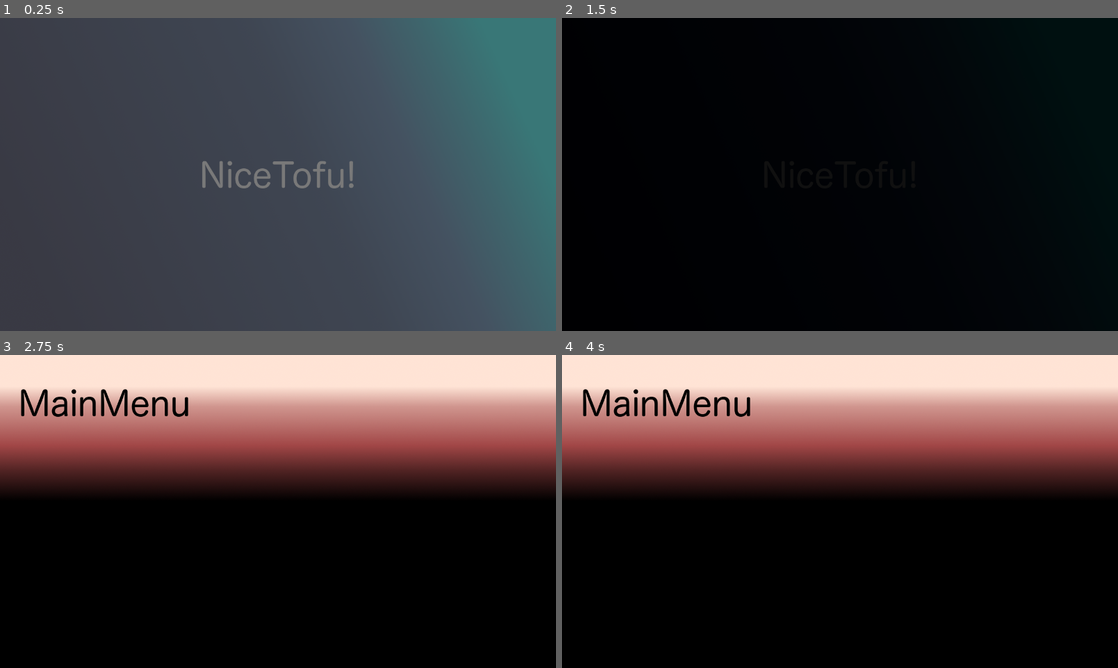
Above: before the commit, frames 1-4 (two rows, left to right).
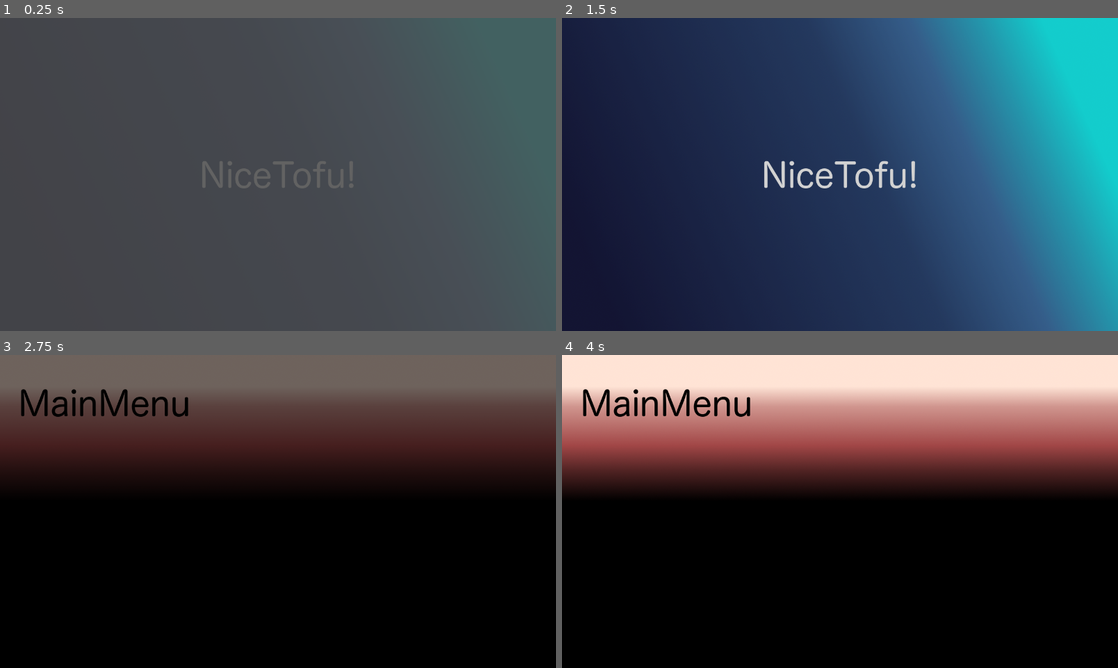
Above: after the commit, the same moments.

Repository: adityahas/godot-template-project
Game: Godot game, scene res://scenes/splash/Splash.tscn
Same seed, same stepped clock (60 frames per second), same inputs: the game is played once before the commit and once after it.
Inputs:
- Up to frame 1 (0.25 s): no input
- Up to frame 2 (1.5 s): no input
- Up to frame 3 (2.75 s): no input
- Up to frame 4 (4 s): tap Enter at 3.5 s

The runs differ from the first frame. In frame 2, 100% of the frame differs, in the area x 0-100%, y 0-100%; in frame 3, 41%; in frame 4, nothing differs.

Commit message:
Adding exit confirmation popup draft

Diff:
--- a/project.godot
+++ b/project.godot
@@ -12,6 +12,8 @@
 
 config/name="Godot Template Project"
 run/main_scene="res://scenes/splash/Splash.tscn"
+boot_splash/image="res://icon.png"
+boot_splash/fullsize=false
 config/icon="res://icon.png"
 
 [autoload]
@@ -19,6 +21,7 @@
 GameVars="*res://scenes/GameVars.gd"
 SoundManager="*res://scenes/SoundManager.tscn"
 StageManager="*res://scenes/StageManager.tscn"
+Game="*res://scenes/Game.tscn"
 
 [display]
 
--- a/scenes/Game.gd
+++ b/scenes/Game.gd
@@ -1,16 +1,30 @@
 extends Node
 
-# class member variables go here, for example:
-# var a = 2
-# var b = "textvar"
+signal show_exit_confirmation
+var show_exit_confirmation
 
 func _ready():
-	# Called when the node is added to the scene for the first time.
-	# Initialization here
+	get_tree().set_auto_accept_quit(false)
+	set_process(true)
+	connect("show_exit_confirmation", self, "_show_exit_confirmation")
 	pass
 
 
-#func _process(delta):
-#	# Called every frame. Delta is time since last frame.
-#	# Update game logic here.
-#	pass
+func _process(delta):
+	pass
+
+func _notification(what):
+	if what == MainLoop.NOTIFICATION_WM_QUIT_REQUEST && get_node("TimerBackButtonAllowExit").get_time_left() > 0:
+		emit_signal("show_exit_confirmation")
+	if what == MainLoop.NOTIFICATION_WM_QUIT_REQUEST && !StageManager.is_changing:
+		if StageManager.stage_current == GameVars.STAGE_MAIN_MENU:
+			emit_signal("show_exit_confirmation")
+		elif StageManager.stage_current != GameVars.STAGE_SPLASH:
+			StageManager.change_stage(StageManager.stage_prev)
+
+func _show_exit_confirmation():
+	if !show_exit_confirmation:
+		var scene = load(GameVars.PREFABS_EXIT_CONFIRMATION)
+		var node = scene.instance()
+		get_tree().get_current_scene().add_child(node)
+		show_exit_confirmation = true
--- a/scenes/Game.tscn
+++ b/scenes/Game.tscn
@@ -1,3 +1,14 @@
-[gd_scene format=2]
+[gd_scene load_steps=2 format=2]
 
-[node name="Game" type="Node"]
+[ext_resource path="res://scenes/Game.gd" type="Script" id=1]
+
+[node name="Game" type="Node" index="0"]
+
+script = ExtResource( 1 )
+
+[node name="TimerBackButtonAllowExit" type="Timer" parent="." index="0"]
+
+process_mode = 1
+wait_time = 0.3
+one_shot = true
+autostart = false
--- a/scenes/GameVars.gd
+++ b/scenes/GameVars.gd
@@ -19,6 +19,8 @@
 const SAVE_GAME_NAME_GENERAL = "MyGameBerhitung_general"
 const SAVE_GAME_NAME_SCOREBOARD = "MyGameBerhitung_scoreboard"
 
+const PREFABS_EXIT_CONFIRMATION = "res://scenes/exitconfirmation/ExitConfirmation.tscn"
+
 const DIFFICULTY_EASY = 0
 const DIFFICULTY_MEDIUM = 1
 const DIFFICULTY_HARD = 2
--- /dev/null
+++ b/scenes/PopUpFrame.tscn
@@ -0,0 +1,26 @@
+[gd_scene load_steps=2 format=2]
+
+[ext_resource path="res://assets/popup_frame_9patch.png" type="Texture" id=1]
+
+[node name="PopUpFrame" type="NinePatchRect"]
+
+anchor_left = 0.5
+anchor_top = 0.5
+anchor_right = 0.5
+anchor_bottom = 0.5
+margin_left = -280.0
+margin_top = -132.0
+margin_right = 280.0
+margin_bottom = 132.0
+rect_pivot_offset = Vector2( 0, 0 )
+rect_clip_content = false
+mouse_filter = 2
+mouse_default_cursor_shape = 0
+size_flags_horizontal = 1
+size_flags_vertical = 1
+texture = ExtResource( 1 )
+patch_margin_left = 5
+patch_margin_top = 5
+patch_margin_right = 5
+patch_margin_bottom = 5
+_sections_unfolded = [ "Patch Margin" ]
--- a/scenes/StageManager.tscn
+++ b/scenes/StageManager.tscn
@@ -41,7 +41,7 @@
 "values": [ Color( 1, 1, 1, 1 ), Color( 1, 1, 1, 0 ) ]
 }
 
-[node name="StageManager" type="CanvasLayer" index="0"]
+[node name="StageManager" type="CanvasLayer"]
 
 layer = 1
 offset = Vector2( 0, 0 )
--- /dev/null
+++ b/scenes/exitconfirmation/ExitConfirmation.gd
@@ -0,0 +1,15 @@
+extends Node2D
+
+# class member variables go here, for example:
+# var a = 2
+# var b = "textvar"
+
+func _ready():
+	# Called when the node is added to the scene for the first time.
+	# Initialization here
+	pass
+
+#func _process(delta):
+#	# Called every frame. Delta is time since last frame.
+#	# Update game logic here.
+#	pass
--- /dev/null
+++ b/scenes/exitconfirmation/ExitConfirmation.tscn
@@ -0,0 +1,124 @@
+[gd_scene load_steps=3 format=2]
+
+[ext_resource path="res://scenes/exitconfirmation/ExitConfirmation.gd" type="Script" id=1]
+[ext_resource path="res://scenes/PopUpFrame.tscn" type="PackedScene" id=2]
+
+[node name="ExitConfirmation" type="Node2D"]
+
+script = ExtResource( 1 )
+
+[node name="ColorRect" type="ColorRect" parent="." index="0"]
+
+modulate = Color( 1, 1, 1, 0.392157 )
+anchor_left = 0.0
+anchor_top = 0.0
+anchor_right = 0.0
+anchor_bottom = 0.0
+margin_right = 1280.0
+margin_bottom = 720.0
+rect_pivot_offset = Vector2( 0, 0 )
+rect_clip_content = false
+mouse_filter = 0
+mouse_default_cursor_shape = 0
+size_flags_horizontal = 1
+size_flags_vertical = 1
+color = Color( 0, 0, 0, 1 )
+_sections_unfolded = [ "Rect", "Visibility" ]
+
+[node name="AnimationPlayer" type="AnimationPlayer" parent="." index="1"]
+
+root_node = NodePath("..")
+autoplay = ""
+playback_process_mode = 1
+playback_default_blend_time = 0.0
+playback_speed = 1.0
+blend_times = [  ]
+
+[node name="Container" type="Container" parent="." index="2"]
+
+anchor_left = 0.0
+anchor_top = 0.0
+anchor_right = 0.0
+anchor_bottom = 0.0
+margin_right = 1280.0
+margin_bottom = 720.0
+rect_pivot_offset = Vector2( 0, 0 )
+rect_clip_content = false
+mouse_filter = 0
+mouse_default_cursor_shape = 0
+size_flags_horizontal = 1
+size_flags_vertical = 1
+_sections_unfolded = [ "Rect" ]
+
+[node name="PopUpFrame" parent="Container" index="0" instance=ExtResource( 2 )]
+
+[node name="Label" type="Label" parent="Container" index="1"]
+
+anchor_left = 0.5
+anchor_top = 0.5
+anchor_right = 0.5
+anchor_bottom = 0.5
+margin_left = -79.0
+margin_top = -7.0
+margin_right = 79.0
+margin_bottom = 7.0
+rect_pivot_offset = Vector2( 0, 0 )
+rect_clip_content = false
+mouse_filter = 2
+mouse_default_cursor_shape = 0
+size_flags_horizontal = 1
+size_flags_vertical = 4
+text = "Anda yakin untuk keluar?"
+percent_visible = 1.0
+lines_skipped = 0
+max_lines_visible = -1
+
+[node name="ButtonYes" type="Button" parent="Container" index="2"]
+
+anchor_left = 0.0
+anchor_top = 0.0
+anchor_right = 0.0
+anchor_bottom = 0.0
+margin_left = 737.0
+margin_top = 550.0
+margin_right = 777.0
+margin_bottom = 590.0
+rect_pivot_offset = Vector2( 0, 0 )
+rect_clip_content = false
+focus_mode = 2
+mouse_filter = 0
+mouse_default_cursor_shape = 0
+size_flags_horizontal = 1
+size_flags_vertical = 1
+toggle_mode = false
+enabled_focus_mode = 2
+shortcut = null
+group = null
+text = "Yes"
+flat = false
+align = 1
+
+[node name="ButtonNo" type="Button" parent="Container" index="3"]
+
+anchor_left = 0.0
+anchor_top = 0.0
+anchor_right = 0.0
+anchor_bottom = 0.0
+margin_left = 529.0
+margin_top = 590.0
+margin_right = 559.0
+margin_bottom = 610.0
+rect_pivot_offset = Vector2( 0, 0 )
+rect_clip_content = false
+focus_mode = 2
+mouse_filter = 0
+mouse_default_cursor_shape = 0
+size_flags_horizontal = 1
+size_flags_vertical = 1
+toggle_mode = false
+enabled_focus_mode = 2
+shortcut = null
+group = null
+text = "No"
+flat = false
+align = 1
--- a/scenes/splash/Splash.tscn
+++ b/scenes/splash/Splash.tscn
@@ -6,7 +6,7 @@
 [sub_resource type="Animation" id=1]
 
 resource_name = "enter"
-length = 1.0
+length = 2.0
 loop = false
 step = 0.1
 tracks/0/type = "value"
@@ -16,7 +16,7 @@
 tracks/0/imported = false
 tracks/0/enabled = true
 tracks/0/keys = {
-"times": PoolRealArray( 0, 1 ),
+"times": PoolRealArray( 0, 2 ),
 "transitions": PoolRealArray( 1, 1 ),
 "update": 0,
 "values": [ Color( 1, 1, 1, 0 ), Color( 1, 1, 1, 1 ) ]
@@ -28,7 +28,7 @@
 tracks/1/imported = false
 tracks/1/enabled = true
 tracks/1/keys = {
-"times": PoolRealArray( 1 ),
+"times": PoolRealArray( 2 ),
 "transitions": PoolRealArray( 1 ),
 "values": [ {
 "args": [  ],
Binary file added: assets/popup_frame_9patch.png
Not shown, added: assets/popup_frame_9patch.png.import
